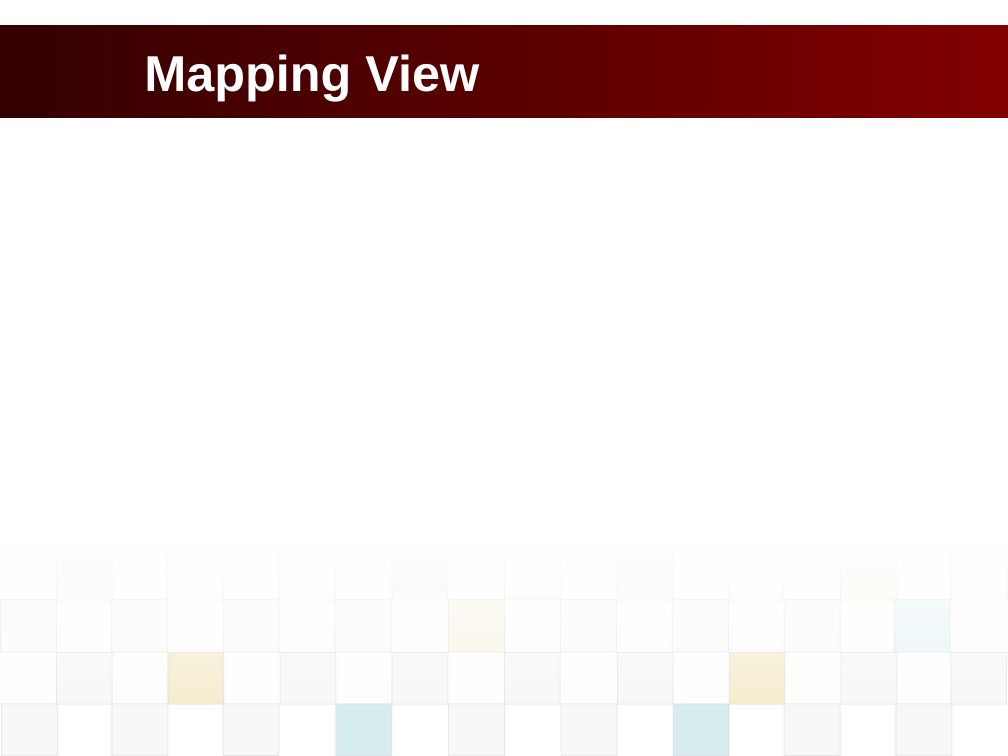
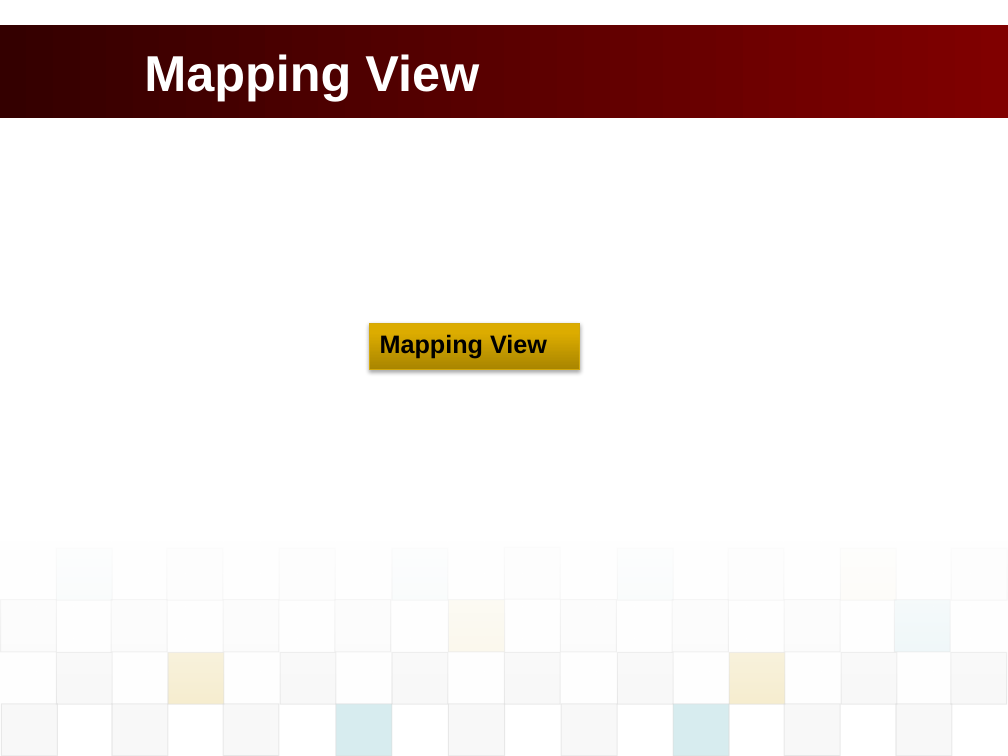
Before and after one commit to vucongthuc/hit-team-2012, a slide deck: slide 31 of Architect and Design/Final Project/K15T2_Team2_FinalProject/POS_Presentation/POS_PresentationSlide.pptx (slide 32 before the commit). Drawn at 1008x756 pixels with LibreOffice and Linux fonts; fonts in the diff are those of the drawing; background and template pictures are left out. Boxes give left, top, right and bottom in pixels: in the first picture for what was removed or moved away, otherwise in the second. Text is boxed around its words. In the diff, an @@ line names an element or a change of style, - is before the commit and + after.

```diff
--- a/Architect and Design/Final Project/K15T2_Team2_FinalProject/POS_Presentation/POS_PresentationSlide.pptx
+++ b/Architect and Design/Final Project/K15T2_Team2_FinalProject/POS_Presentation/POS_PresentationSlide.pptx
@@ rectangle added at box(370, 324, 580, 370), fill gradient #AA8500 to #DDAD00 to #DEAE00, outline #D3A80C 0.75 pt, 18 pt, text #000000, bold @@
+Mapping View
```
Also in this commit, not shown: 11 other slides changed, 1 slide removed, 1 other file.
